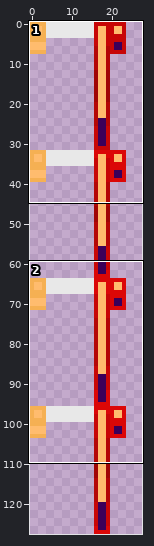
Edited in one commit: sprite sheet (BlueBlocksCraft for Redstone Arsenal/assets/redstonearsenal/textures/3dres/tools/fishingrods/flux_empowered.png). The picture above shows the old version from afar; the outline marks the close-up.
Close-up. Before:
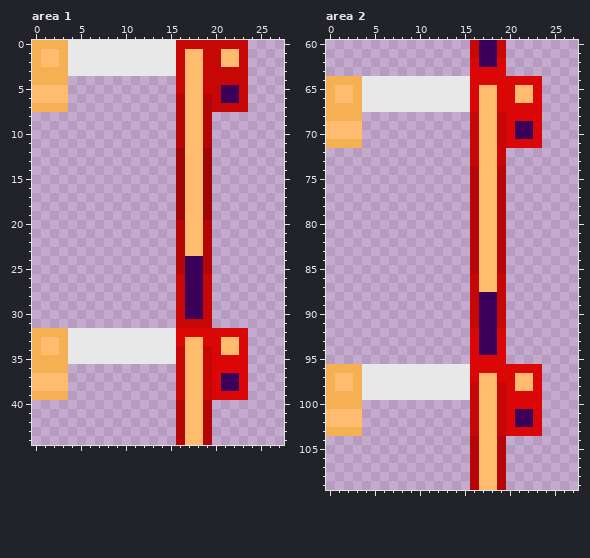
The file is 32x128 pixels. Shown: area 1: x 0..27, y 0..44; area 2: x 0..27, y 60..109. The wide view leaves out empty margins.
Once edited:
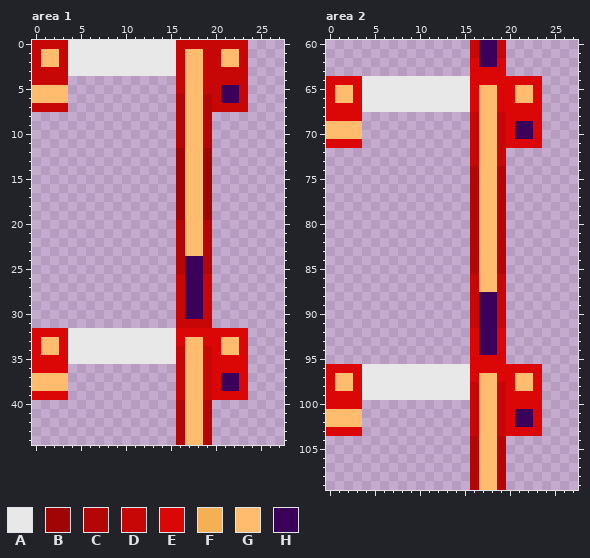
Palette (. is transparent): A #e8e8e8  B #a00505  C #b40606  D #c70606  E #db0707  F #f5b053  G #ffbc6e  H #3b0059
Difference:
--- area 1
@@ x 0..5 @@
- 0 FFFFAA
- 1 FGGFAA
- 2 FGGFAA
- 3 FFFFAA
- 4 FFFF..
+ 0 DDDDAA
+ 1 DGGDAA
+ 2 DGGDAA
+ 3 DDDDAA
+ 4 DDDD..
  5 GGGG..
  6 GGGG..
- 7 FFFF..
+ 7 DDDD..
  8 ......
@@ x 0..5 @@
 31 ......
-32 FFFFAA
-33 FGGFAA
-34 FGGFAA
-35 FFFFAA
-36 FFFF..
+32 EEEEAA
+33 EGGEAA
+34 EGGEAA
+35 EEEEAA
+36 EEEE..
 37 GGGG..
 38 GGGG..
-39 FFFF..
+39 EEEE..
 40 ......
--- area 2
@@ x 0..5 @@
  63 ......
- 64 FFFFAA
- 65 FGGFAA
- 66 FGGFAA
- 67 FFFFAA
- 68 FFFF..
+ 64 EEEEAA
+ 65 EGGEAA
+ 66 EGGEAA
+ 67 EEEEAA
+ 68 EEEE..
  69 GGGG..
  70 GGGG..
- 71 FFFF..
+ 71 EEEE..
  72 ......
@@ x 0..5 @@
  95 ......
- 96 FFFFAA
- 97 FGGFAA
- 98 FGGFAA
- 99 FFFFAA
-100 FFFF..
+ 96 EEEEAA
+ 97 EGGEAA
+ 98 EGGEAA
+ 99 EEEEAA
+100 EEEE..
 101 GGGG..
 102 GGGG..
-103 FFFF..
+103 EEEE..
 104 ......
Pixel boxes of the changes (left, top, right, bottom) in both close-ups:
changed: (32, 40, 68, 112)
changed: (32, 328, 68, 400)
changed: (326, 76, 362, 148)
changed: (326, 364, 362, 436)
